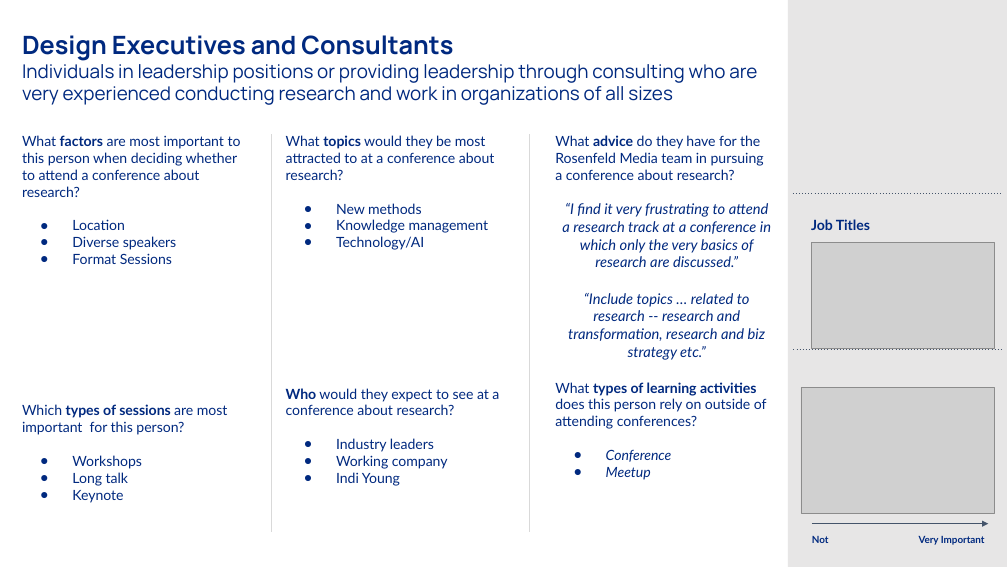
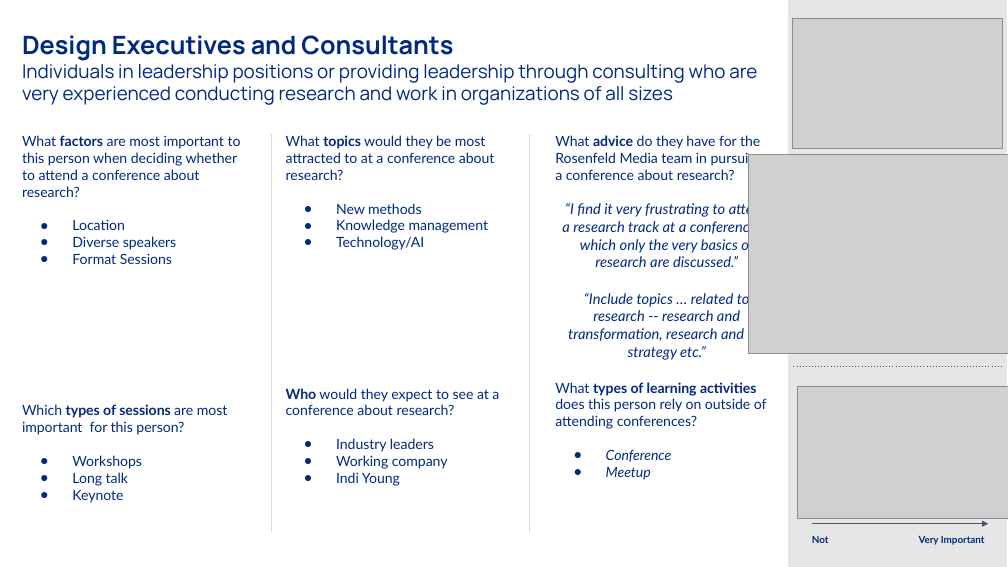
Before and after one commit to PersonaPredicta/Survey_Says..., a slide deck: slide 5 of established_personas.pptx. Drawn at 1008x567 pixels with LibreOffice and Linux fonts; fonts in the diff are those of the drawing; grey boxes stand for pictures. Boxes give left, top, right and bottom in pixels: in the first picture for what was removed or moved away, otherwise in the second. Text is boxed around its words. In the diff, an @@ line names an element or a change of style, - is before the commit and + after.

```diff
--- a/established_personas.pptx
+++ b/established_personas.pptx
@@ picture added at (792, 19, 1003, 148) @@
@@ picture added at (749, 154, 1008, 354) @@
@@ line removed from (793, 194) to (1002, 194) @@
@@ text removed at (811, 219, 870, 230) @@
-Job Titles
@@ picture removed at (812, 243, 995, 349) @@
@@ line moved from (794, 349) - (1003, 349) to (794, 367) - (1003, 367) @@
@@ picture: place and size @@
-picture at (801, 387, 994, 514)
+picture at (798, 386, 1008, 518)
```
Also in this commit, not shown: 4 other slides changed.
